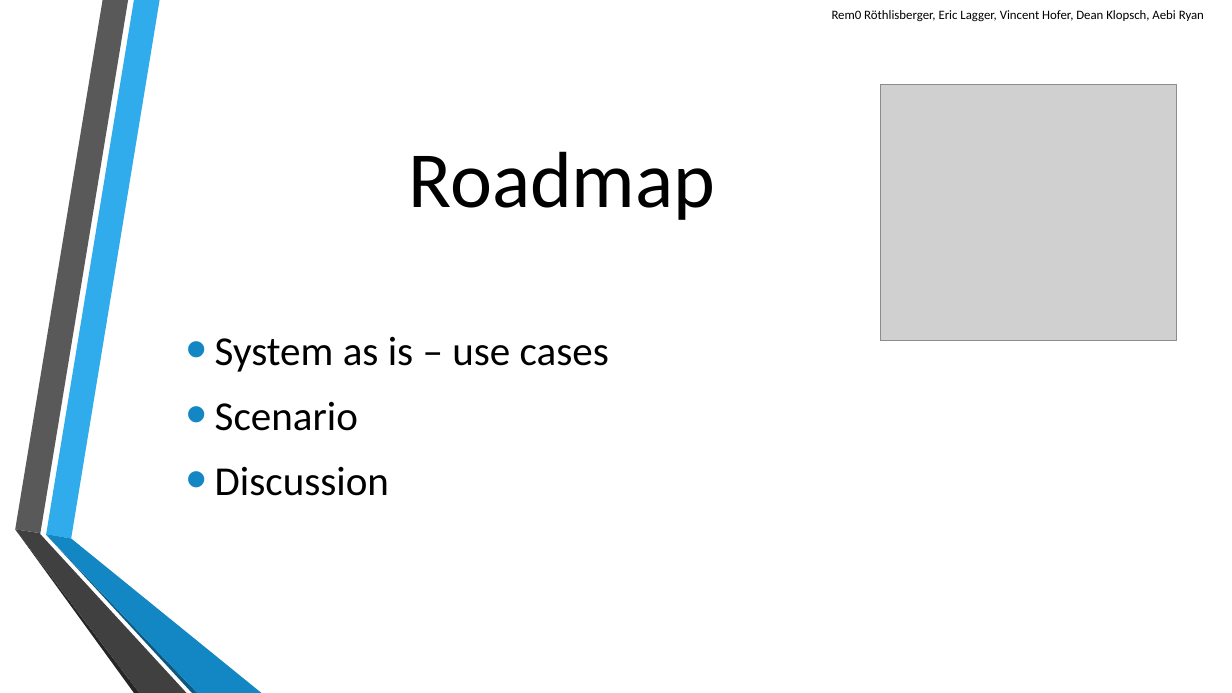
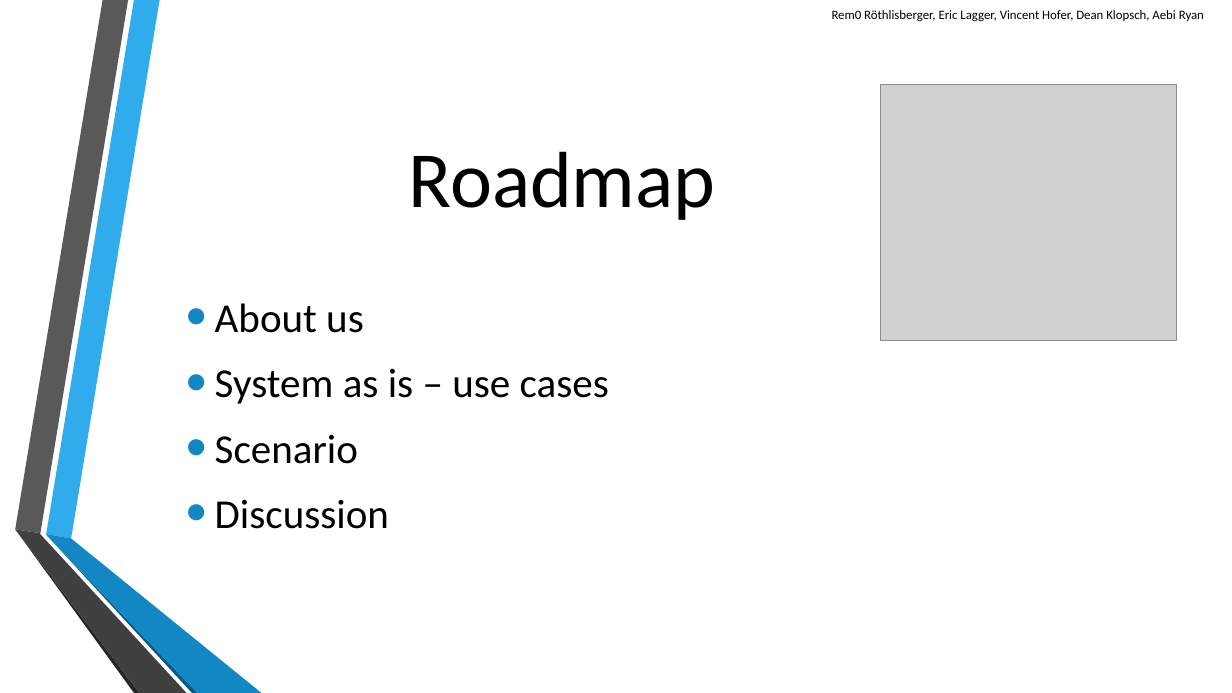
Before and after one commit to scg-unibe-ch/ese2016-team8, a slide deck: slide 2 of baseProject/presentation/Presentation-Team8.pptx. Drawn at 1232x693 pixels with LibreOffice and Linux fonts; fonts in the diff are those of the drawing; grey boxes stand for pictures; background and template pictures are left out. Boxes give left, top, right and bottom in pixels: in the first picture for what was removed or moved away, otherwise in the second. Text is boxed around its words. In the diff, an @@ line names an element or a change of style, - is before the commit and + after.

```diff
--- a/baseProject/presentation/Presentation-Team8.pptx
+++ b/baseProject/presentation/Presentation-Team8.pptx
@@ text at [215,303,364,333]: paragraph added @@
+• About us
```
Also in this commit, not shown: 5 other slides changed, 2 slides added, 1 slide removed, 6 other files.
